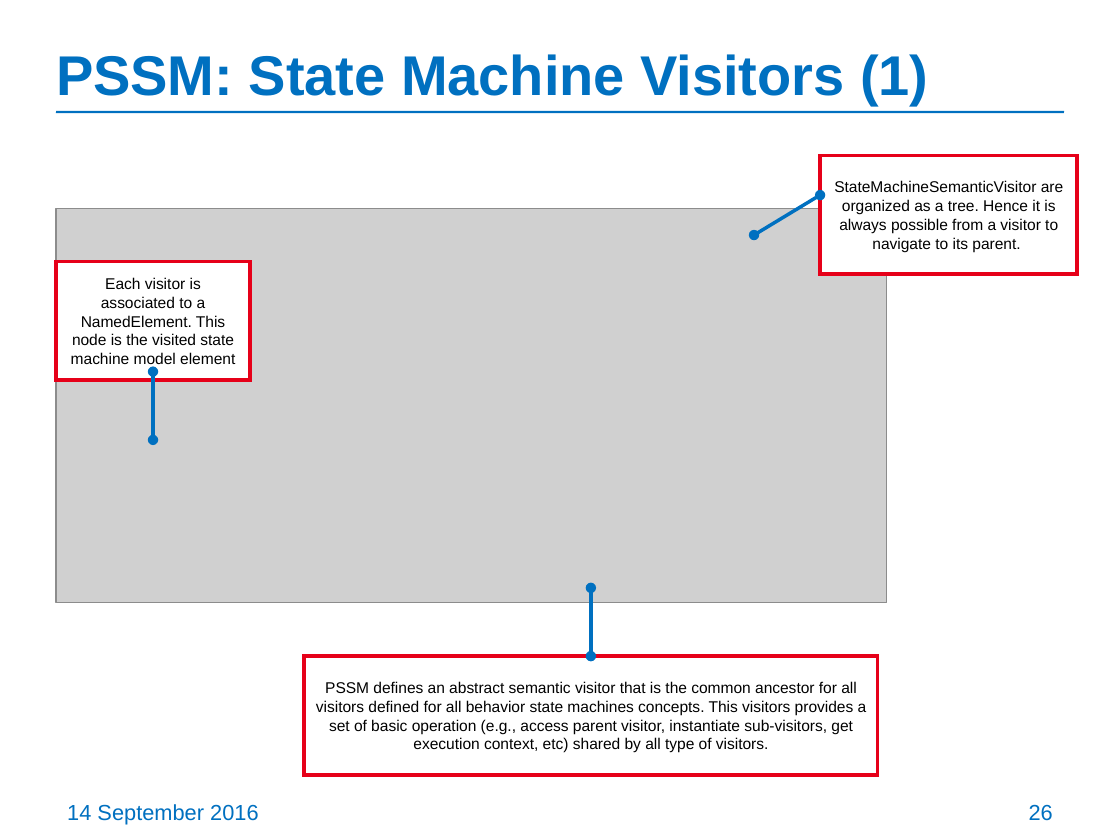
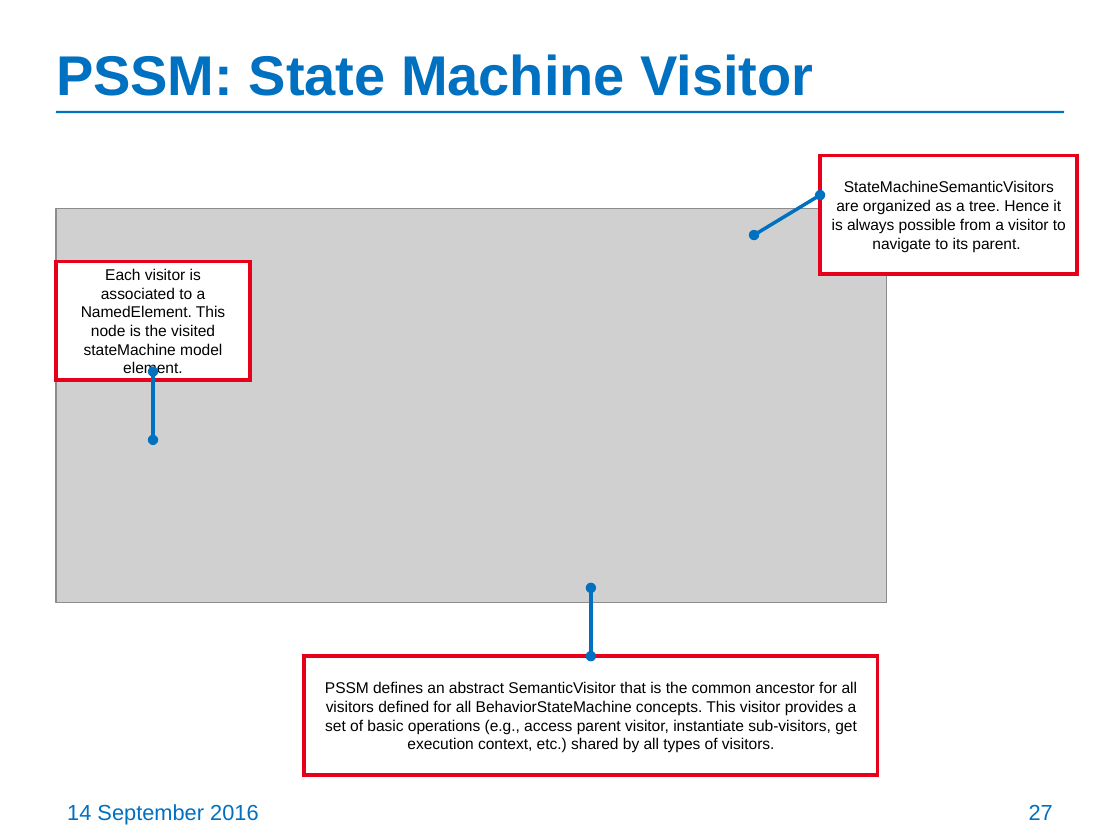
Before and after one commit to ModelDriven/PSSM, a slide deck: slide 27 of Presentations/201609-Chicago-Meeting/PSSM-initial-submission-update.pptx. Drawn at 1120x840 pixels with LibreOffice and Linux fonts; fonts in the diff are those of the drawing; grey boxes stand for pictures. Boxes give left, top, right and bottom in pixels: in the first picture for what was removed or moved away, otherwise in the second. Text is boxed around its words. In the diff, an @@ line names an element or a change of style, - is before the commit and + after.

```diff
--- a/Presentations/201609-Chicago-Meeting/PSSM-initial-submission-update.pptx
+++ b/Presentations/201609-Chicago-Meeting/PSSM-initial-submission-update.pptx
@@ title at bbox=[56, 54, 813, 96]: text changed @@
-PSSM: State Machine Visitors (1)
+PSSM: State Machine Visitor
@@ text in rectangle at bbox=[832, 180, 1066, 252]: text changed @@
-StateMachineSemanticVisitor are organized as a tree. Hence it is always possible from a visitor to navigate to its parent.
+StateMachineSemanticVisitors are organized as a tree. Hence it is always possible from a visitor to navigate to its parent.
@@ text in rectangle at bbox=[81, 268, 225, 377]: text changed @@
-Each visitor is associated to a NamedElement. This node is the visited state machine model element
+Each visitor is associated to a NamedElement. This node is the visited stateMachine model element.
@@ text in rectangle at bbox=[325, 681, 858, 753]: text changed @@
-PSSM defines an abstract semantic visitor that is the common ancestor for all visitors defined for all behavior state machines concepts. This visitors provides a set of basic operation (e.g., access parent visitor, instantiate sub-visitors, get execution context, etc) shared by all type of visitors.
+PSSM defines an abstract SemanticVisitor that is the common ancestor for all visitors defined for all BehaviorStateMachine concepts. This visitor provides a set of basic operations (e.g., access parent visitor, instantiate sub-visitors, get execution context, etc.) shared by all types of visitors.
@@ page number at bbox=[1029, 804, 1053, 820]: text changed @@
-26
+27
```
Also in this commit, not shown: 36 other slides changed, 19 slides removed.
